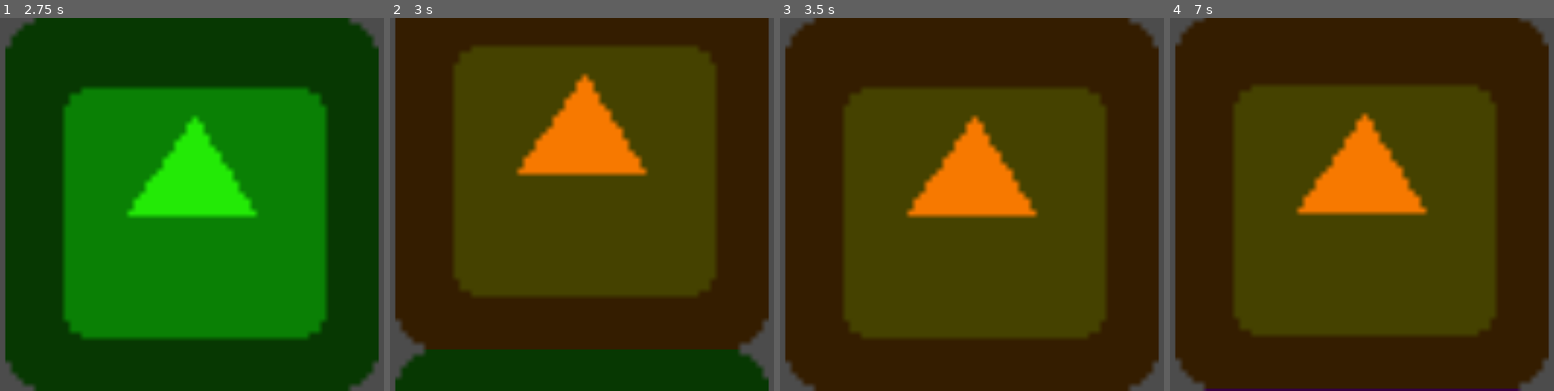
Above: before the commit, frames 1-4 (left to right).
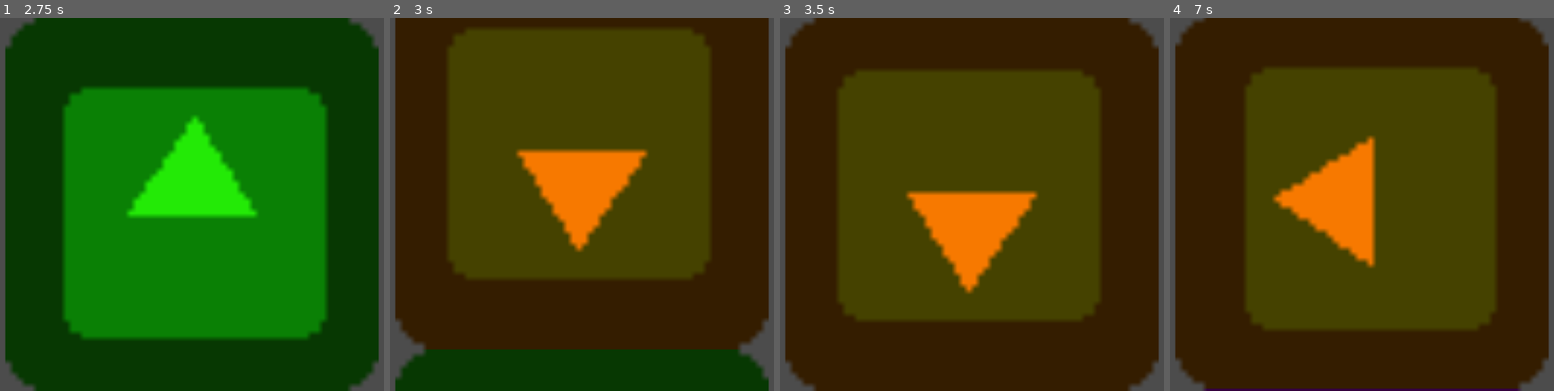
Above: after the commit, the same moments.

Repository: bemain/game-jam-2022w8
Game: Godot game, scene res://World.tscn
Same seed, same stepped clock (60 frames per second), same inputs: the game is played once before the commit and once after it. The engine's default icon, where the game draws it, is replaced by a stand-in: a white triangle on a blue panel in a dark square.
Inputs:
- Up to frame 1 (2.75 s): tap Enter at 0.5 s; hold Right (ui_right) 0.53-1.28 s; hold Down (ui_down) 1.28-2.03 s; tap Space at 2 s; hold Right (ui_right) from 2.03 s (still down)
- Up to frame 2 (3 s): release Right (ui_right) at 2.78 s; hold Up (ui_up) from 2.78 s (still down)
- Up to frame 3 (3.5 s): keep holding Up (ui_up)
- Up to frame 4 (7 s): release Up (ui_up) at 3.53 s; hold Left (ui_left) 3.53-5.03 s; tap Enter at 4.25 s; tap Space at 5 s; hold Down (ui_down) 5.03-5.78 s; hold Right (ui_right) 5.78-6.53 s; hold Up (ui_up) from 6.53 s (still down)

Frame 1 is identical in both runs. In frame 2, 13% of the frame differs, in the area x 15-85%, y 3-75%; in frame 3, 13%, in the area x 15-85%, y 14-86%; in frame 4, 10%.

Commit message:
Correct ceiling orientation

Diff:
--- a/Camera.gd
+++ b/Camera.gd
@@ -3,14 +3,20 @@
 enum {WALL, CEILING}
 
 onready var screensize = get_viewport().size
+onready var ceiling = get_node("../Room").get_node("Ceiling")
+var walls = []
 
 var selected_wall = 0 setget set_selected_wall
 var selected_type = WALL
 
-
 func set_selected_wall(value):
 	selected_wall = fposmod(value, 4)
 
+
+func _ready():
+	# Get walls
+	for i in range(4):
+		walls.append(get_node("../Room").get_node("Wall" + str(i + 1)))
 
 func _input(event):
 	# Block movement if already moving
@@ -38,6 +44,7 @@
 	# Set position of wall / ceiling
 	if direction.x:
 		self.selected_wall += direction.x
-		get_node("../Room").get_node("Wall" + str(selected_wall + 1)).position.x = target_pos.x
+		walls[selected_wall].position.x = target_pos.x
 	if direction.y:
-		get_node("../Room").get_node("Ceiling").position.x = target_pos.x
+		ceiling.position.x = target_pos.x
+		ceiling.rotation = selected_wall * PI / 2
